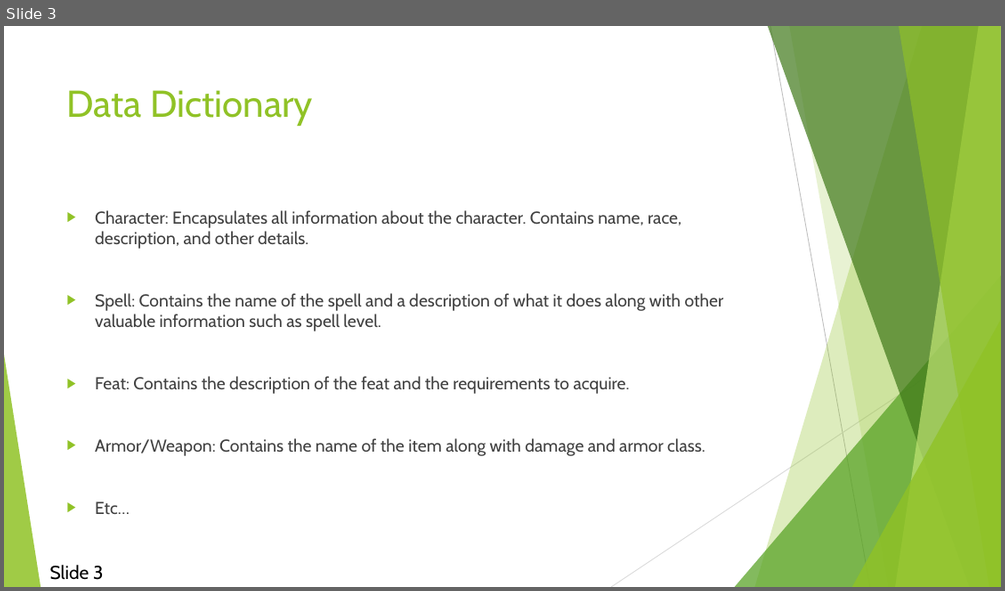
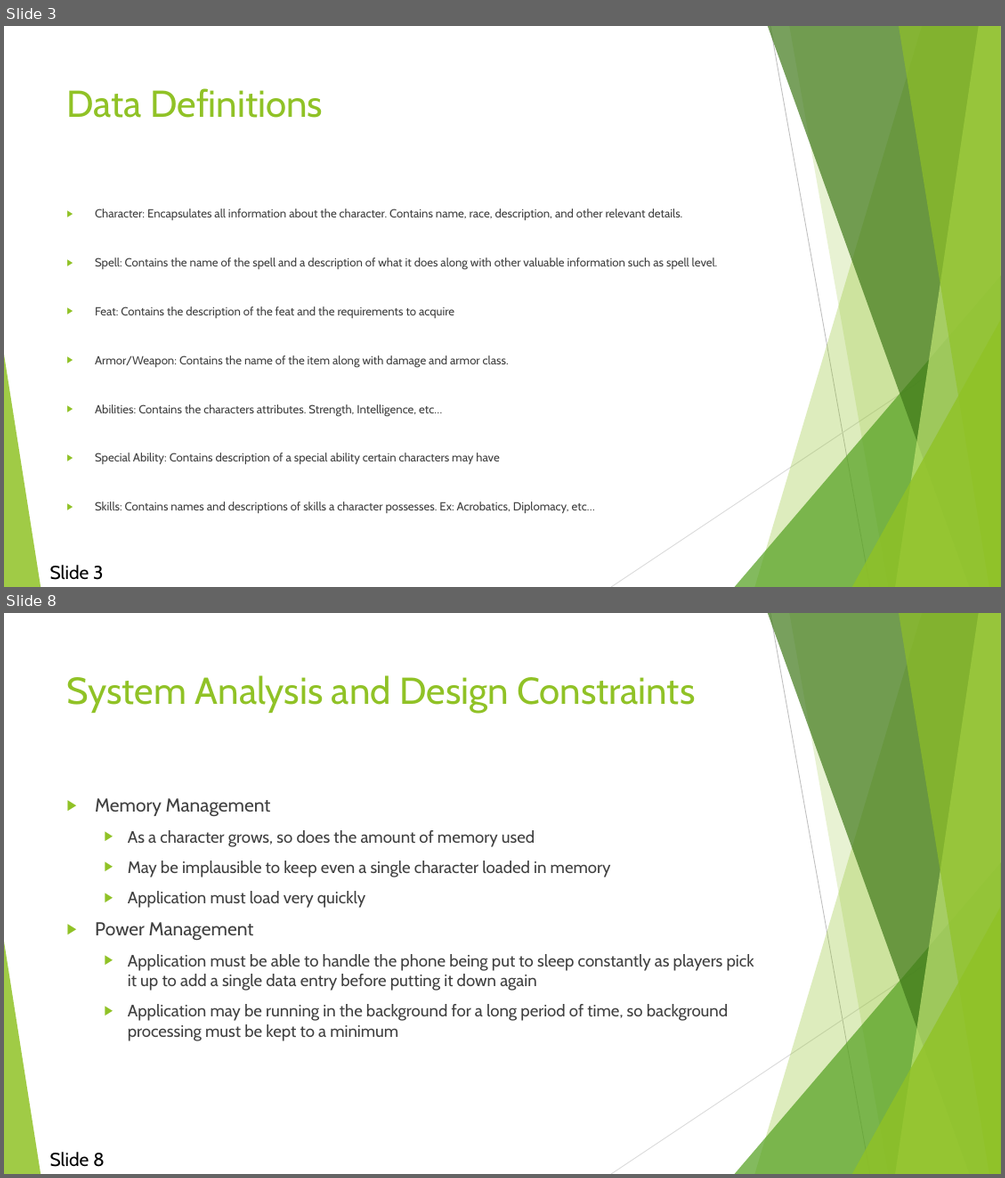
Before and after one commit to djcindric/Pathfinder-Player-Tool, a slide deck: Documentation/Demo 2.pptx. Shown one above the other, each under a label of ours: slide 3 before the commit, slides 3 and 8 after it; the slides between them are not shown. The pictures are 1005x591 and 1005x1178 pixels, drawn with LibreOffice and Linux fonts; fonts in the diff are those of the drawing. Boxes give left, top, right and bottom in pixels: in the first picture for what was removed or moved away, otherwise in the second. Text is boxed around its words. In the diff, an @@ line names an element or a change of style, - is before the commit and + after.

```diff
--- a/Documentation/Demo 2.pptx
+++ b/Documentation/Demo 2.pptx
@@ slide 8 added at [4,613,1001,1174], background #FFFFFF; not listed: 10 template elements that a slide beside it also shows @@
@@ title added at [67,675,695,713], 36 pt, text #90C226 @@
+System Analysis and Design Constraints
@@ text added at [95,798,754,1041], 16 pt, text #404040 @@
+▶ Memory Management
+  ▶ As a character grows, so does the amount of memory used
+  ▶ May be implausible to keep even a single character loaded in memory
+  ▶ Application must load very quickly
+▶ Power Management
+  ▶ Application must be able to handle the phone being put to sleep constantly as players pick it up to add a single data entry before putting it down again
+  ▶ Application may be running in the background for a long period of time, so background processing must be kept to a minimum
@@ text added at [50,1151,105,1167], 18 pt, text #000000 @@
+Slide 8
@@ slide 3 changed as well @@
@@ title at [67,88,323,118]: text changed @@
-Data Dictionary
+Data Definitions
@@ text at [95,208,683,220]: text changed; size 16.6 to 11.2 pt @@
-▶ Character: Encapsulates all information about the character. Contains name, race, description, and other details.
+▶ Character: Encapsulates all information about the character. Contains name, race, description, and other relevant details.
@@ text at [95,257,718,368]: size 16.6 to 11.2 pt in "Spell: Contains the name of the spell ...", "Armor/Weapon: Contains the name of the item ..." @@
@@ text at [95,306,454,318]: text changed; size 16.6 to 11.2 pt @@
-▶ Feat: Contains the description of the feat and the requirements to acquire.
+▶ Feat: Contains the description of the feat and the requirements to acquire
@@ text at [95,404,595,513]: text changed; size 16.6 to 11.2 pt @@
-▶ Etc…
+▶ Abilities: Contains the characters attributes. Strength, Intelligence, etc…
+▶ Special Ability: Contains description of a special ability certain characters may have
+▶ Skills: Contains names and descriptions of skills a character possesses. Ex: Acrobatics, Diplomacy, etc…
```
Also in this commit, not shown: 3 other slides changed, 4 other slides added, 1 slide removed.
